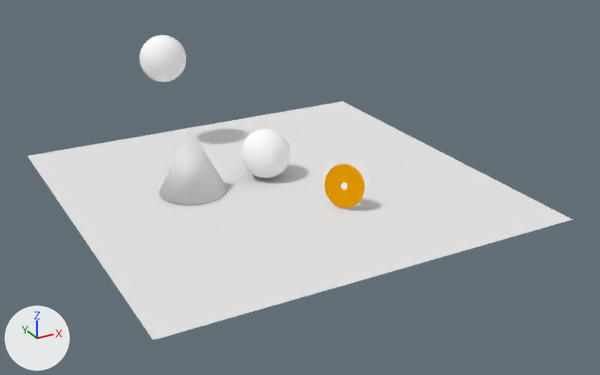
An edit to the Blender file art/sourcefiles/Ray trace.blend, drawn before and after from the same camera.
Before and after are seen from a 50 mm lens placed at (-13.9, -27.3, 13.3), pointed at (0.4, -1.3, 0.3). Arrows for +X, +Y and +Z are at lower left; the lights stay in place.
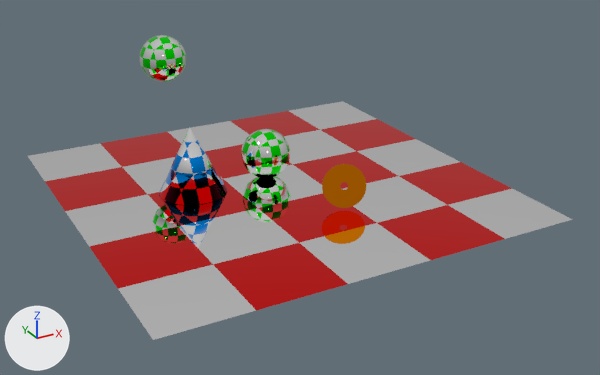
Where the newer file only moved an object's origin or applied its transform, the numbers keep the older frame.

Changed parts and their boxes (x1, y1, x2, y2) in the pictures (600 x 375 px):
'Plane', surface changed
    both: (28, 101, 573, 340)
'Cone', surface changed
    both: (159, 127, 227, 205)
'Sphere', surface changed
    both: (241, 129, 290, 178)
'Sphere.001', surface changed
    both: (140, 35, 186, 82)
'Circle', recoloured, mesh turned
    before: (324, 164, 365, 208)
    after: (322, 164, 366, 208)

What changed in the scene script:
```text
Change mat_material_001:
    mat_material_001: diffuse_material('Material.001') -> principled_material('Material.001')
    mat_material_001.base_color: (0.8, 0.336, 0.0) -> (1.0, 0.279, 0.0)  # orange #e79d00 -> orange #ff9000
    mat_material_001.metallic: 0.0 -> 1.0
    mat_material_001.roughness: 0.5 -> 0.0
    add mat_material_001.specular_ior_level = 1.0
Change mat_metal:
    remove # nodes: BsdfDiffuse, OutputMaterial
    remove # colours: white #ffffff
    nodes: BsdfPrincipled, OutputMaterial, TexChecker
    colours: green #03ff00, white #ffffff
Change mat_ap:
    remove # nodes: BsdfDiffuse, OutputMaterial
    nodes: BsdfPrincipled, OutputMaterial, TexChecker
    colours: blue #0098ff, white #ffffff
Change mat_rtx_blue:
    remove # nodes: BsdfDiffuse, OutputMaterial
    nodes: BsdfPrincipled, OutputMaterial, TexChecker
    colours: red #ff0000, white #ffffff
Change me_circle:
    where me_circle.from_pydata(...)  # 128 vertices, 128 faces; spans x 0.8..1.75, y -3.81..-2.37, z 0.06..1.67
    used by ob_circle; location = (0.0, 0.0, 0.0)
    me_circle part 1: the whole mesh is turned 32.2 degrees about the z axis through its middle
```
